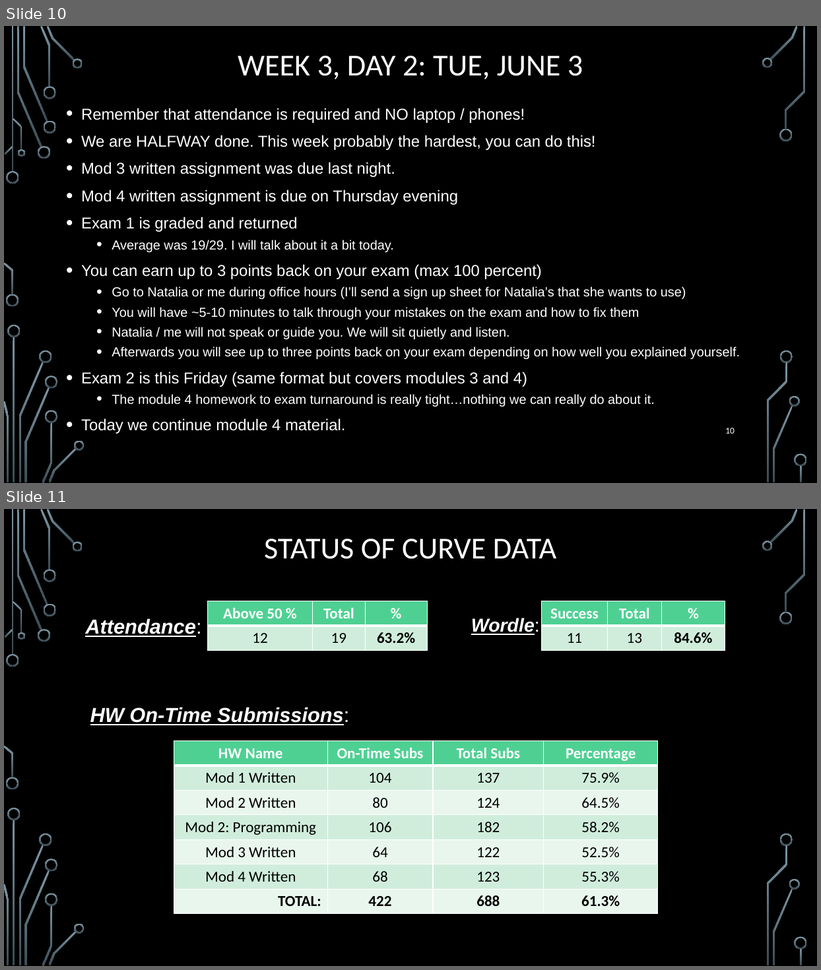
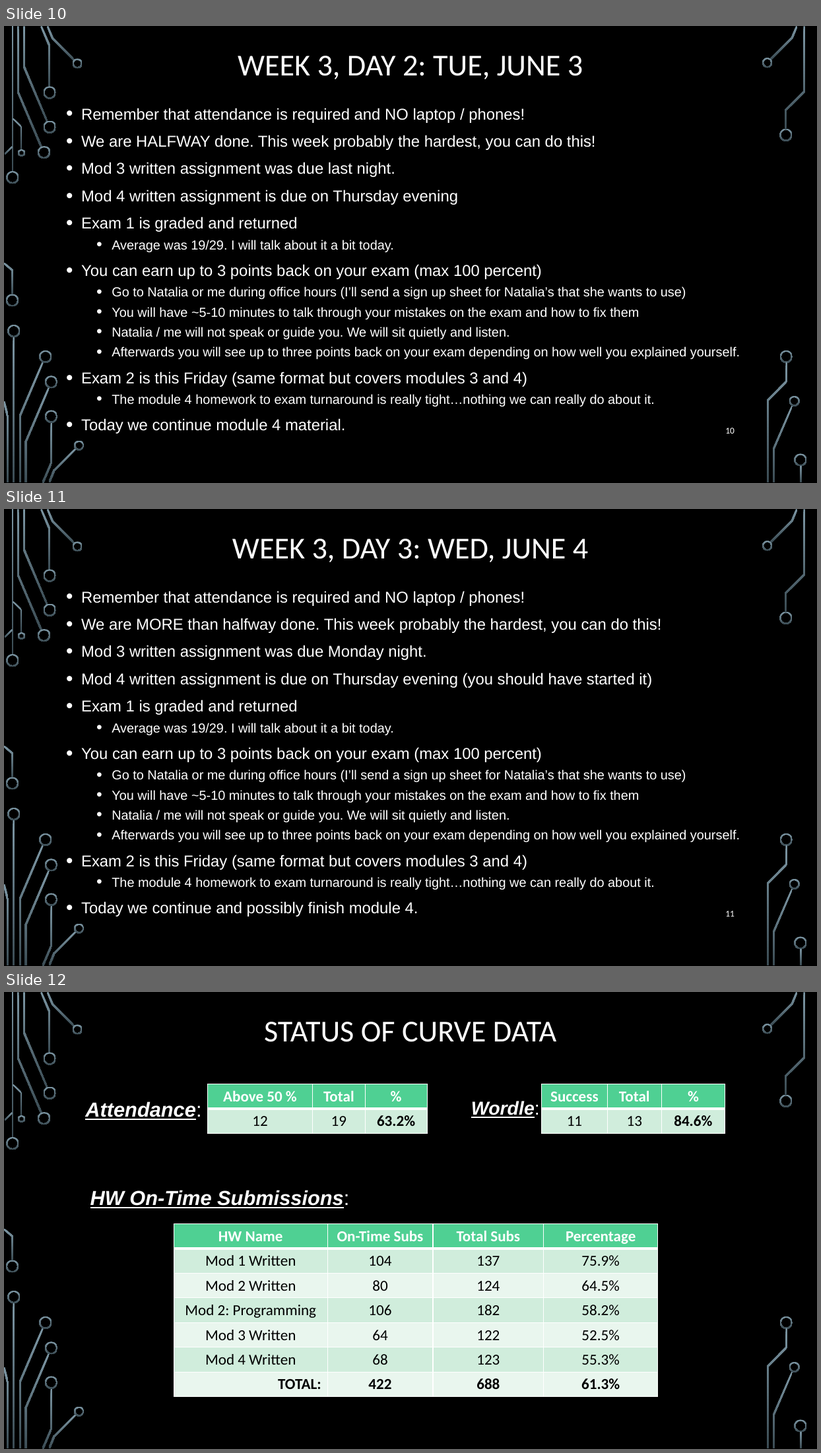
Before and after one commit to markfloryan/dmt2, a slide deck: slides/00-DailyAnnouncements.pptx. Shown one above the other, each under a label of ours: slides 10 and 11 before the commit, slides 10, 11 and 12 after it. The pictures are 821x970 and 821x1453 pixels, drawn with LibreOffice and Linux fonts; fonts in the diff are those of the drawing; background and template pictures are left out. Boxes give left, top, right and bottom in pixels: in the first picture for what was removed or moved away, otherwise in the second. Text is boxed around its words. In the diff, an @@ line names an element or a change of style, - is before the commit and + after.

Commit message:
annnounce

```diff
--- a/slides/00-DailyAnnouncements.pptx
+++ b/slides/00-DailyAnnouncements.pptx
@@ slide 11 added at <box>4,509,817,966</box>, background picture (left out); not listed: 36 template elements that a slide beside it also shows @@
@@ title added at <box>232,539,588,562</box>, 36 pt, text #FFFFFF @@
+WEEK 3, DAY 3: WED, JUNE 4
@@ text added at <box>81,591,740,917</box>, 15.5 pt, text #FFFFFF @@
+• Remember that attendance is required and NO laptop / phones!
+• We are MORE than halfway done. This week probably the hardest, you can do this!
+• Mod 3 written assignment was due Monday night.
+• Mod 4 written assignment is due on Thursday evening (you should have started it)
+• Exam 1 is graded and returned
+  • Average was 19/29. I will talk about it a bit today.
+• You can earn up to 3 points back on your exam (max 100 percent)
+  • Go to Natalia or me during office hours (I’ll send a sign up sheet for Natalia’s that she wants to use)
+  • You will have ~5-10 minutes to talk through your mistakes on the exam and how to fix them
+  • Natalia / me will not speak or guide you. We will sit quietly and listen.
+  • Afterwards you will see up to three points back on your exam depending on how well you explained yourself.
+• Exam 2 is this Friday (same format but covers modules 3 and 4)
+  • The module 4 homework to exam turnaround is really tight…nothing we can really do about it.
+• Today we continue and possibly finish module 4.
@@ page number added at <box>725,911,735,917</box>, 10.5 pt, text #FFFFFF @@
+11
@@ what was slide 11 is now slide 12 @@
```
